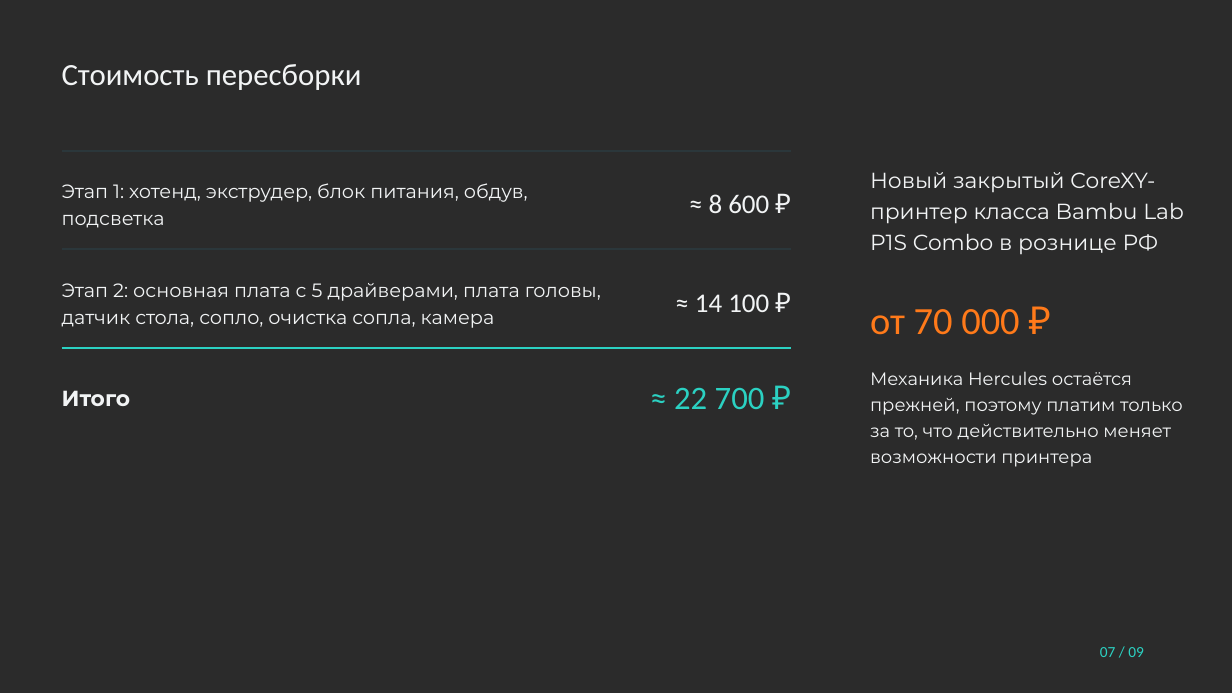
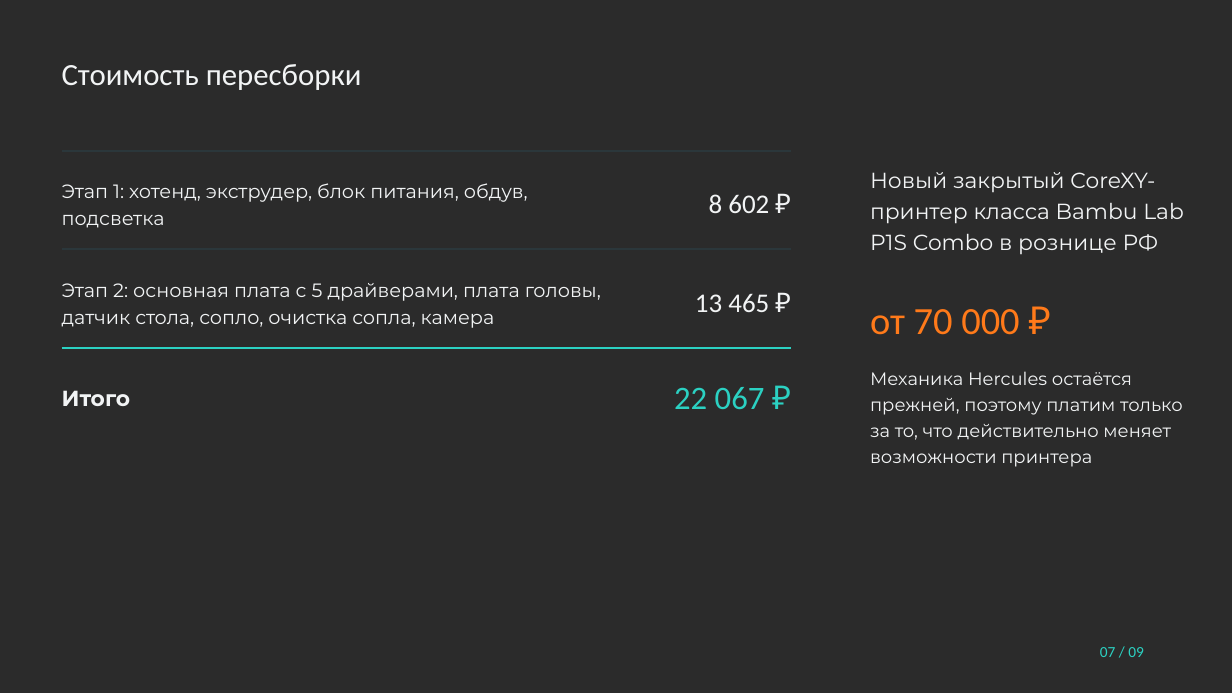
Before and after one commit to pmixay/3d-project, a slide deck: slide 7 of submission/Hefest_prezentaciya.pptx. Drawn at 1232x693 pixels with LibreOffice and Linux fonts; fonts in the diff are those of the drawing; background and template pictures are left out; a plain dark background stands for a picture behind light text. Boxes give left, top, right and bottom in pixels: in the first picture for what was removed or moved away, otherwise in the second. Text is boxed around its words. In the diff, an @@ line names an element or a change of style, - is before the commit and + after.

```diff
--- a/submission/Hefest_prezentaciya.pptx
+++ b/submission/Hefest_prezentaciya.pptx
@@ text at bbox=[709, 194, 769, 213]: text changed @@
-≈ 8 600 ₽
+8 602 ₽
@@ text at bbox=[695, 293, 769, 312]: text changed @@
-≈ 14 100 ₽
+13 465 ₽
@@ text at bbox=[674, 387, 765, 409]: text changed @@
-≈ 22 700 ₽
+22 067 ₽
```
Also in this commit, not shown: 4 other slides changed, 14 other files.
